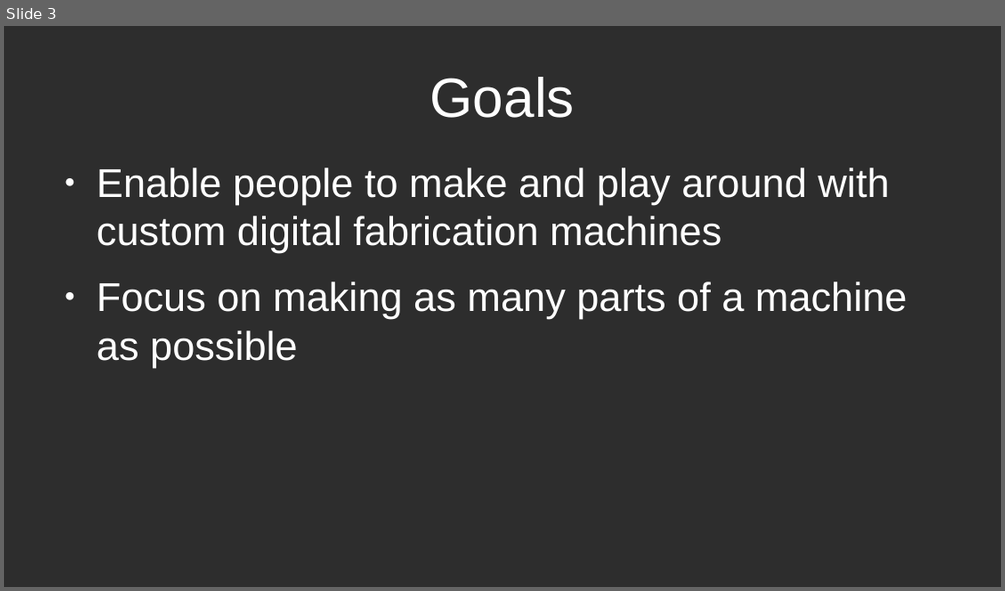
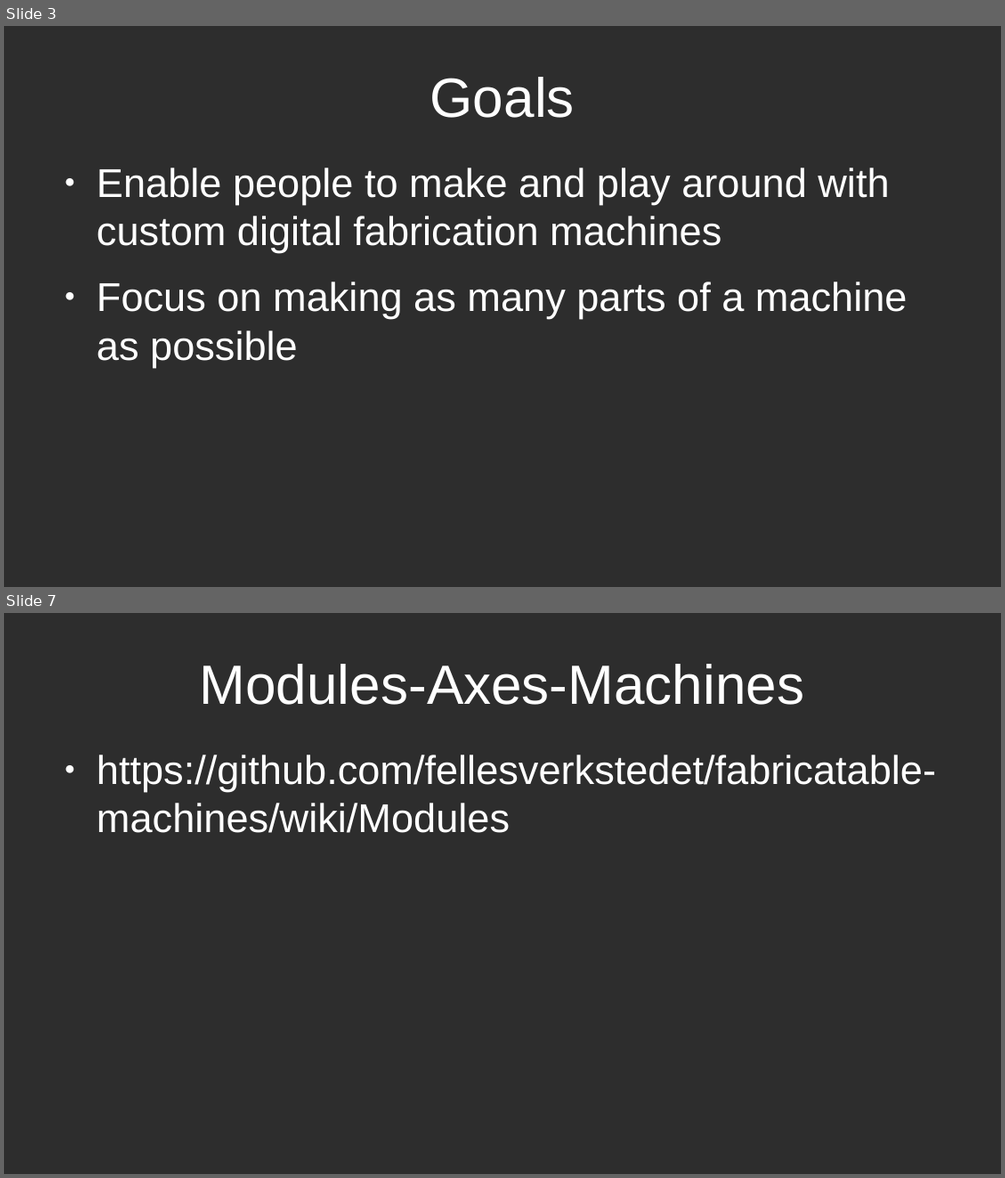
Before and after one commit to Fabricatable-Machines/Media, a slide deck: presenations/fab-academy-machine-recitation-2022-jens-dyvik.odp. Shown one above the other, each under a label of ours: slide 3 before the commit, slides 3 and 7 after it; the slides between them are not shown. The pictures are 1005x591 and 1005x1178 pixels, drawn with LibreOffice and Linux fonts; fonts in the diff are those of the drawing. Boxes give left, top, right and bottom in pixels: in the first picture for what was removed or moved away, otherwise in the second. Text is boxed around its words. In the diff, an @@ line names an element or a change of style, - is before the commit and + after.

```diff
--- a/presenations/fab-academy-machine-recitation-2022-jens-dyvik.odp
+++ b/presenations/fab-academy-machine-recitation-2022-jens-dyvik.odp
@@ slide 7 added at (4,613,1001,1174), background #2D2D2D @@
@@ title added at (200,664,805,705), 44 pt, text #FFFFFF @@
+Modules-Axes-Machines
@@ text added at (97,755,936,833), 32 pt, text #FFFFFF @@
+● https://github.com/fellesverkstedet/fabricatable-machines/wiki/Modules
```
Also in this commit, not shown: 5 slides changed, 4 other slides added, 2 slides removed, 2 other files.
